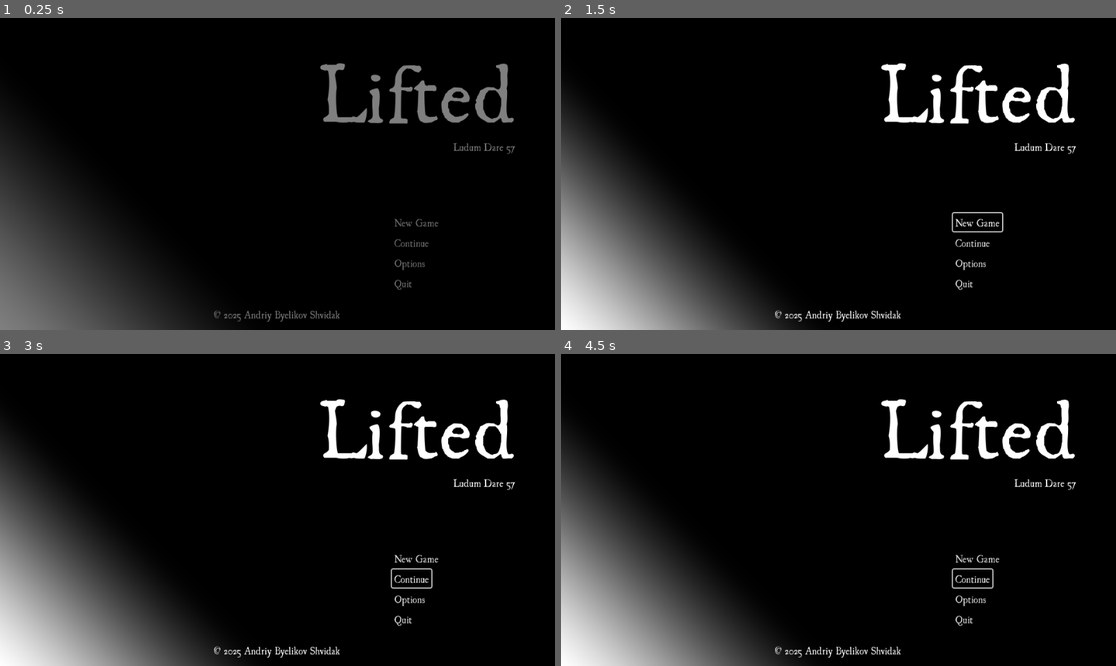
Above: before the commit, frames 1-4 (two rows, left to right).
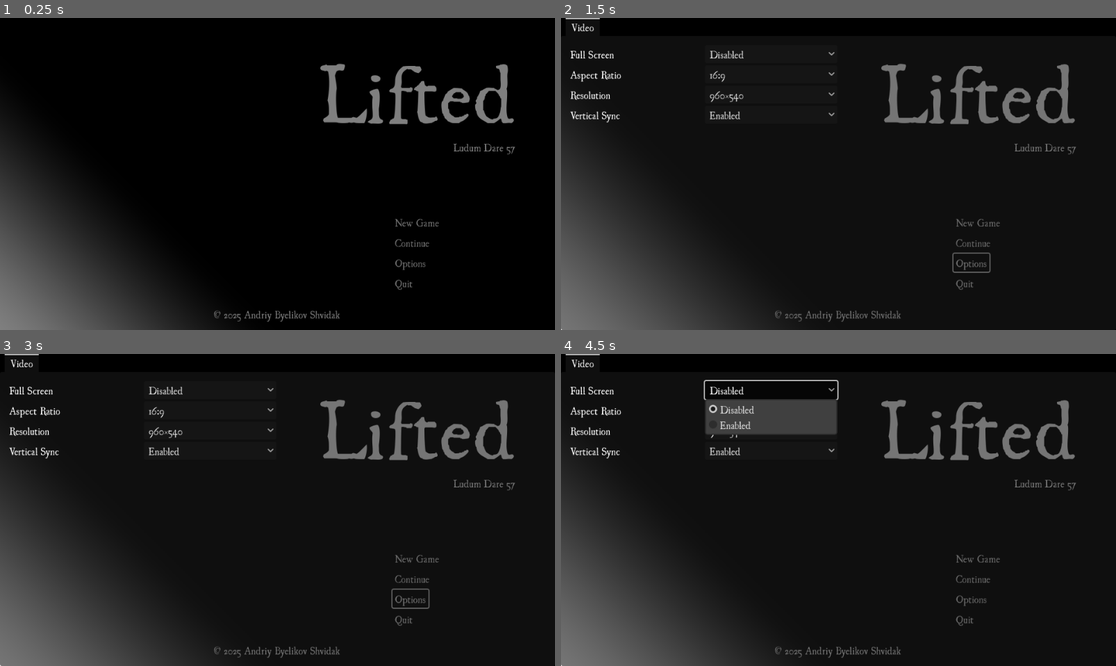
Above: after the commit, the same moments.

Repository: andriybyelikov/ludumdare57
Game: Godot game, scene res://src/scenes/title.tscn
Same seed, same stepped clock (60 frames per second), same inputs: the game is played once before the commit and once after it.
Inputs (mouse positions are in pixels of both pictures, inside the frame that each line leads up to):
- Up to frame 1 (0.25 s): no input
- Up to frame 2 (1.5 s): click "Options" at 0.5 s; click "New Game" at 1.25 s
- Up to frame 3 (3 s): click "New Game" at 2 s; click "Continue" at 2.75 s
- Up to frame 4 (4.5 s): click "Continue" at 3.5 s; click (771, 391) at 4.25 s, where only the run after the commit has a clickable "Disabled"

The runs differ from the first frame. In frame 1, 0.7% of the frame differs, in the area x 57-93%, y 14-88%; in frame 2, 14%; in frame 3, 14%; in frame 4, 17%, in the area x 0-93%, y 0-100%.

Commit message:
Implement UI autoscale

Diff:
--- a/project.godot
+++ b/project.godot
@@ -22,6 +22,8 @@
 
 DB="*res://src/singletons/database/db.gd"
 SceneTransition="*res://src/singletons/scene_transition/scene_transition.tscn"
+Options="*res://src/singletons/options/options.tscn"
+UIManager="*res://src/singletons/ui_manager/ui_manager.tscn"
 
 [display]
 
--- a/src/scenes/title.tscn
+++ b/src/scenes/title.tscn
@@ -26,7 +26,15 @@
 grow_horizontal = 2
 grow_vertical = 2
 
-[node name="ColorRect" type="ColorRect" parent="UI"]
+[node name="Background" type="Control" parent="UI"]
+layout_mode = 1
+anchors_preset = 15
+anchor_right = 1.0
+anchor_bottom = 1.0
+grow_horizontal = 2
+grow_vertical = 2
+
+[node name="ColorRect" type="ColorRect" parent="UI/Background"]
 layout_mode = 1
 anchors_preset = 15
 anchor_right = 1.0
@@ -35,7 +43,7 @@
 grow_vertical = 2
 color = Color(0, 0, 0, 1)
 
-[node name="TextureRect" type="TextureRect" parent="UI"]
+[node name="TextureRect" type="TextureRect" parent="UI/Background"]
 layout_mode = 1
 anchors_preset = 15
 anchor_right = 1.0
@@ -46,7 +54,15 @@
 expand_mode = 1
 stretch_mode = 4
 
-[node name="CopyrightMargin" type="MarginContainer" parent="UI"]
+[node name="Content" type="Control" parent="UI"]
+layout_mode = 1
+anchors_preset = 15
+anchor_right = 1.0
+anchor_bottom = 1.0
+grow_horizontal = 2
+grow_vertical = 2
+
+[node name="CopyrightMargin" type="MarginContainer" parent="UI/Content"]
 layout_mode = 1
 anchors_preset = 12
 anchor_top = 1.0
@@ -56,12 +72,12 @@
 grow_horizontal = 2
 grow_vertical = 0
 
-[node name="Copyright" type="Label" parent="UI/CopyrightMargin"]
+[node name="Copyright" type="Label" parent="UI/Content/CopyrightMargin"]
 layout_mode = 2
 size_flags_horizontal = 4
 text = "© 2025 Andriy Byelikov Shvidak"
 
-[node name="ContentLayout" type="HBoxContainer" parent="UI"]
+[node name="ContentLayout" type="HBoxContainer" parent="UI/Content"]
 layout_mode = 1
 anchors_preset = 15
 anchor_right = 1.0
@@ -69,75 +85,88 @@
 grow_horizontal = 2
 grow_vertical = 2
 
-[node name="Empty" type="Control" parent="UI/ContentLayout"]
+[node name="Empty" type="Control" parent="UI/Content/ContentLayout"]
 layout_mode = 2
 size_flags_horizontal = 3
 
-[node name="MainContentLayout" type="VBoxContainer" parent="UI/ContentLayout"]
+[node name="MainContentLayout" type="VBoxContainer" parent="UI/Content/ContentLayout"]
 layout_mode = 2
 size_flags_horizontal = 3
 
-[node name="Title" type="Control" parent="UI/ContentLayout/MainContentLayout"]
+[node name="Title" type="Control" parent="UI/Content/ContentLayout/MainContentLayout"]
 layout_mode = 2
 size_flags_vertical = 3
 
-[node name="Layout" type="VBoxContainer" parent="UI/ContentLayout/MainContentLayout/Title"]
-layout_mode = 2
-offset_left = 68.0
-offset_top = 33.0
-offset_right = 410.0
-offset_bottom = 234.0
-grow_horizontal = 0
+[node name="Layout" type="VBoxContainer" parent="UI/Content/ContentLayout/MainContentLayout/Title"]
+layout_mode = 1
+anchors_preset = 8
+anchor_left = 0.5
+anchor_top = 0.5
+anchor_right = 0.5
+anchor_bottom = 0.5
+offset_left = -171.0
+offset_top = -100.5
+offset_right = 171.0
+offset_bottom = 100.5
+grow_horizontal = 2
 grow_vertical = 2
 size_flags_horizontal = 4
 size_flags_vertical = 6
 
-[node name="Title" type="Label" parent="UI/ContentLayout/MainContentLayout/Title/Layout"]
+[node name="Title" type="Label" parent="UI/Content/ContentLayout/MainContentLayout/Title/Layout"]
 layout_mode = 2
 size_flags_horizontal = 0
 theme_type_variation = &"TitleLabel"
 text = "Lifted"
 
-[node name="Subtitle" type="Label" parent="UI/ContentLayout/MainContentLayout/Title/Layout"]
+[node name="Subtitle" type="Label" parent="UI/Content/ContentLayout/MainContentLayout/Title/Layout"]
 layout_mode = 2
 size_flags_horizontal = 8
 text = "Ludum Dare 57"
 
-[node name="Menu" type="Control" parent="UI/ContentLayout/MainContentLayout"]
+[node name="Menu" type="Control" parent="UI/Content/ContentLayout/MainContentLayout"]
 layout_mode = 2
 size_flags_vertical = 3
 
-[node name="Layout" type="VBoxContainer" parent="UI/ContentLayout/MainContentLayout/Menu"]
-layout_mode = 2
-offset_left = 196.0
-offset_top = 66.0
-offset_right = 281.0
-offset_bottom = 202.0
+[node name="Layout" type="VBoxContainer" parent="UI/Content/ContentLayout/MainContentLayout/Menu"]
+layout_mode = 1
+anchors_preset = 8
+anchor_left = 0.5
+anchor_top = 0.5
+anchor_right = 0.5
+anchor_bottom = 0.5
+offset_left = -42.5
+offset_top = -68.0
+offset_right = 42.5
+offset_bottom = 68.0
+grow_horizontal = 2
 grow_vertical = 2
 size_flags_horizontal = 4
 size_flags_vertical = 4
 
-[node name="NewGame" type="Button" parent="UI/ContentLayout/MainContentLayout/Menu/Layout"]
+[node name="NewGame" type="Button" parent="UI/Content/ContentLayout/MainContentLayout/Menu/Layout"]
 layout_mode = 2
 size_flags_horizontal = 0
 size_flags_vertical = 4
 text = "New Game"
 flat = true
 
-[node name="Continue" type="Button" parent="UI/ContentLayout/MainContentLayout/Menu/Layout"]
+[node name="Continue" type="Button" parent="UI/Content/ContentLayout/MainContentLayout/Menu/Layout"]
 layout_mode = 2
 size_flags_horizontal = 0
 text = "Continue"
 flat = true
 
-[node name="Options" type="Button" parent="UI/ContentLayout/MainContentLayout/Menu/Layout"]
+[node name="Options" type="Button" parent="UI/Content/ContentLayout/MainContentLayout/Menu/Layout"]
 layout_mode = 2
 size_flags_horizontal = 0
 text = "Options"
 flat = true
 
-[node name="Quit" type="Button" parent="UI/ContentLayout/MainContentLayout/Menu/Layout"]
+[node name="Quit" type="Button" parent="UI/Content/ContentLayout/MainContentLayout/Menu/Layout"]
 layout_mode = 2
 size_flags_horizontal = 0
 text = "Quit"
 flat = true
+
+[connection signal="pressed" from="UI/Content/ContentLayout/MainContentLayout/Menu/Layout/Options" to="." method="_on_options_pressed"]
--- a/src/scenes/title.tscn.gd
+++ b/src/scenes/title.tscn.gd
@@ -3,3 +3,7 @@
 
 func _ready() -> void:
     await SceneTransition.fade_in()
+
+
+func _on_options_pressed() -> void:
+    Options.show()
--- a/src/singletons/options/options.tscn
+++ b/src/singletons/options/options.tscn
@@ -1,6 +1,10 @@
-[gd_scene format=3 uid="uid://br17a2f721o6t"]
+[gd_scene load_steps=3 format=3 uid="uid://br17a2f721o6t"]
 
-[node name="Main" type="Node"]
+[ext_resource type="Script" uid="uid://cyur3ub708u4i" path="res://src/singletons/options/options.tscn.gd" id="1_5j6n8"]
+[ext_resource type="PackedScene" uid="uid://bb6cmnxllkx1g" path="res://src/singletons/options/video_options.tscn" id="1_dutqp"]
+
+[node name="Main" type="CanvasLayer"]
+script = ExtResource("1_5j6n8")
 
 [node name="UI" type="Control" parent="."]
 layout_mode = 3
@@ -17,3 +21,8 @@
 anchor_bottom = 1.0
 grow_horizontal = 2
 grow_vertical = 2
+current_tab = 0
+
+[node name="Video" parent="UI/TabContainer" instance=ExtResource("1_dutqp")]
+layout_mode = 2
+metadata/_tab_index = 0
--- /dev/null
+++ b/src/singletons/options/options.tscn.gd
@@ -0,0 +1,10 @@
+extends CanvasLayer
+
+
+func _ready() -> void:
+    self.visible = false
+
+
+func _input(event: InputEvent) -> void:
+    if event.is_action_pressed("ui_cancel"):
+        self.visible = false
--- a/src/singletons/options/video_options.tscn
+++ b/src/singletons/options/video_options.tscn
@@ -3,11 +3,17 @@
 [ext_resource type="Script" uid="uid://dly1m3pcrrmge" path="res://src/singletons/options/video_options.tscn.gd" id="1_0ouju"]
 [ext_resource type="Script" uid="uid://b30i7u57sm5pw" path="res://src/custom_nodes/enabled_option_button.gd" id="1_x4s3p"]
 
-[node name="Main" type="Node"]
+[node name="Main" type="Control"]
+layout_mode = 3
+anchors_preset = 15
+anchor_right = 1.0
+anchor_bottom = 1.0
+grow_horizontal = 2
+grow_vertical = 2
 script = ExtResource("1_0ouju")
 
 [node name="UI" type="Control" parent="."]
-layout_mode = 3
+layout_mode = 1
 anchors_preset = 15
 anchor_right = 1.0
 anchor_bottom = 1.0
--- a/src/singletons/options/video_options.tscn.gd
+++ b/src/singletons/options/video_options.tscn.gd
@@ -1,4 +1,4 @@
-extends Node
+extends Control
 
 
 #region Persistent Model
@@ -26,7 +26,7 @@
 
 
 func _ready() -> void:
-    self.full_screen = true
+    self.full_screen = false
     self.windowed_resolution_id = 1
     self.vertical_sync = true
 
--- a/src/singletons/scene_transition/scene_transition.tscn
+++ b/src/singletons/scene_transition/scene_transition.tscn
@@ -7,7 +7,7 @@
 tracks/0/type = "value"
 tracks/0/imported = false
 tracks/0/enabled = true
-tracks/0/path = NodePath("UI/CanvasLayer/ColorRect:visible")
+tracks/0/path = NodePath("CanvasLayer:visible")
 tracks/0/interp = 1
 tracks/0/loop_wrap = true
 tracks/0/keys = {
@@ -19,7 +19,7 @@
 tracks/1/type = "value"
 tracks/1/imported = false
 tracks/1/enabled = true
-tracks/1/path = NodePath("UI/CanvasLayer/ColorRect:modulate")
+tracks/1/path = NodePath("CanvasLayer/UI/ColorRect:modulate")
 tracks/1/interp = 1
 tracks/1/loop_wrap = true
 tracks/1/keys = {
@@ -35,7 +35,7 @@
 tracks/0/type = "value"
 tracks/0/imported = false
 tracks/0/enabled = true
-tracks/0/path = NodePath("UI/CanvasLayer/ColorRect:visible")
+tracks/0/path = NodePath("CanvasLayer:visible")
 tracks/0/interp = 1
 tracks/0/loop_wrap = true
 tracks/0/keys = {
@@ -47,7 +47,7 @@
 tracks/1/type = "value"
 tracks/1/imported = false
 tracks/1/enabled = true
-tracks/1/path = NodePath("UI/CanvasLayer/ColorRect:modulate")
+tracks/1/path = NodePath("CanvasLayer/UI/ColorRect:modulate")
 tracks/1/interp = 1
 tracks/1/loop_wrap = true
 tracks/1/keys = {
@@ -63,7 +63,7 @@
 tracks/0/type = "value"
 tracks/0/imported = false
 tracks/0/enabled = true
-tracks/0/path = NodePath("UI/CanvasLayer/ColorRect:visible")
+tracks/0/path = NodePath("CanvasLayer:visible")
 tracks/0/interp = 1
 tracks/0/loop_wrap = true
 tracks/0/keys = {
@@ -75,7 +75,7 @@
 tracks/1/type = "value"
 tracks/1/imported = false
 tracks/1/enabled = true
-tracks/1/path = NodePath("UI/CanvasLayer/ColorRect:modulate")
+tracks/1/path = NodePath("CanvasLayer/UI/ColorRect:modulate")
 tracks/1/interp = 1
 tracks/1/loop_wrap = true
 tracks/1/keys = {
@@ -100,7 +100,9 @@
 &"": SubResource("AnimationLibrary_ioc3j")
 }
 
-[node name="UI" type="Control" parent="."]
+[node name="CanvasLayer" type="CanvasLayer" parent="."]
+
+[node name="UI" type="Control" parent="CanvasLayer"]
 layout_mode = 3
 anchors_preset = 15
 anchor_right = 1.0
@@ -108,9 +110,8 @@
 grow_horizontal = 2
 grow_vertical = 2
 
-[node name="CanvasLayer" type="CanvasLayer" parent="UI"]
-
-[node name="ColorRect" type="ColorRect" parent="UI/CanvasLayer"]
+[node name="ColorRect" type="ColorRect" parent="CanvasLayer/UI"]
+layout_mode = 1
 anchors_preset = 15
 anchor_right = 1.0
 anchor_bottom = 1.0
--- /dev/null
+++ b/src/singletons/ui_manager/ui_manager.tscn
@@ -0,0 +1,34 @@
+[gd_scene load_steps=2 format=3 uid="uid://cw0hgqje0rlts"]
+
+[ext_resource type="Script" uid="uid://bjrqw6w7yiuyq" path="res://src/singletons/ui_manager/ui_manager.tscn.gd" id="1_qyevy"]
+
+[node name="Main" type="Control"]
+layout_mode = 3
+anchors_preset = 0
+script = ExtResource("1_qyevy")
+
+[node name="CanvasLayer" type="CanvasLayer" parent="."]
+layer = 2
+
+[node name="ColorRect" type="ColorRect" parent="CanvasLayer"]
+anchors_preset = 15
+anchor_right = 1.0
+anchor_bottom = 1.0
+grow_horizontal = 2
+grow_vertical = 2
+color = Color(0, 0, 0, 0.75)
+
+[node name="Label" type="Label" parent="CanvasLayer/ColorRect"]
+layout_mode = 1
+anchors_preset = 8
+anchor_left = 0.5
+anchor_top = 0.5
+anchor_right = 0.5
+anchor_bottom = 0.5
+offset_left = -86.0
+offset_top = -11.5
+offset_right = 86.0
+offset_bottom = 11.5
+grow_horizontal = 2
+grow_vertical = 2
+text = "Scaling UI, please wait..."
--- /dev/null
+++ b/src/singletons/ui_manager/ui_manager.tscn.gd
@@ -0,0 +1,100 @@
+extends Control
+
+
+const _INITIAL_SCALE: int = 1
+
+
+var _base_default_theme: Theme
+var _base_custom_theme: Theme
+var _current_scale: int
+
+
+func _ready() -> void:
+    $CanvasLayer.visible = false
+
+    self._base_default_theme = ThemeDB.get_default_theme().duplicate(true)
+    self._base_custom_theme = ThemeDB.get_project_theme().duplicate(true)
+    self._current_scale = _INITIAL_SCALE
+
+    self.get_tree().root.size_changed.connect(_on_root_window_size_changed)
+
+    self._on_root_window_size_changed()
+
+
+func _on_root_window_size_changed() -> void:
+    var auto_scale: int = self._get_auto_scale()
+    if auto_scale != self._current_scale:
+        self._current_scale = auto_scale
+
+        $CanvasLayer.visible = true
+
+        # NOTE:
+        # As a workaround, here we wait 1 second to make sure that the
+        # "Scaling UI, please wait..." text is shown before actual UI scaling begins.
+        await self.get_tree().create_timer(1).timeout
+
+        self._scale_default_theme(auto_scale)
+        self._scale_custom_theme(auto_scale)
+
+        $CanvasLayer.visible = false
+
+
+func _get_auto_scale() -> int:
+    var base_height: int = ProjectSettings.get("display/window/size/viewport_height")
+    var current_height: int = DisplayServer.window_get_size().y
+    return current_height / base_height
+
+
+func _scale_theme(base_theme: Theme, scaled_theme: Theme, scale: int) -> void:
+    for theme_type: String in scaled_theme.get_constant_type_list():
+        for constant_name: String in scaled_theme.get_constant_list(theme_type):
+            var base: int = base_theme.get_constant(constant_name, theme_type)
+            var scaled: int = base * scale
+            scaled_theme.set_constant(constant_name, theme_type, scaled)
+
+    for theme_type: String in scaled_theme.get_font_size_type_list():
+        for font_size_name: String in scaled_theme.get_font_size_list(theme_type):
+            var base: int = base_theme.get_font_size(font_size_name, theme_type)
+            var scaled: int = base * scale
+            scaled_theme.set_font_size(font_size_name, theme_type, scaled)
+
+    for theme_type: String in scaled_theme.get_icon_type_list():
+        for icon_name: String in scaled_theme.get_icon_list(theme_type):
+            var base_icon: Texture2D = base_theme.get_icon(icon_name, theme_type)
+            if base_icon is ImageTexture:
+                var base_size: Vector2i = base_icon.get_size()
+                var scaled_size: Vector2i = base_size * scale
+                var scaled_icon: ImageTexture = scaled_theme.get_icon(icon_name, theme_type)
+                scaled_icon.set_size_override(scaled_size)
+
+    for theme_type: String in scaled_theme.get_stylebox_type_list():
+        for stylebox_name: String in scaled_theme.get_stylebox_list(theme_type):
+            var base_stylebox: StyleBox = base_theme.get_stylebox(stylebox_name, theme_type)
+            var scaled_stylebox: StyleBox = scaled_theme.get_stylebox(stylebox_name, theme_type)
+            var stylebox_numeric_properties: Array = base_stylebox.get_property_list().filter(
+                func (x: Dictionary):
+                    return x["type"] in [
+                        Variant.Type.TYPE_INT,
+                        Variant.Type.TYPE_FLOAT,
+                        Variant.Type.TYPE_VECTOR2,
+                    ]
+            ).reduce(
+                func (accum: Array, x: Dictionary):
+                    accum.append(x["name"])
+                    return accum,
+                []
+            )
+            for property: StringName in stylebox_numeric_properties:
+                var base: Variant = ClassDB.class_get_property(base_stylebox, property)
+                var scaled: Variant = base * scale
+                ClassDB.class_set_property(scaled_stylebox, property, scaled)
+
+
+func _scale_default_theme(scale: int) -> void:
+    self._scale_theme(_base_default_theme, ThemeDB.get_default_theme(), scale)
+
+
+func _scale_custom_theme(scale: int) -> void:
+    var custom_theme: Theme = ThemeDB.get_project_theme()
+    custom_theme.default_font_size = _base_custom_theme.default_font_size * scale
+    self._scale_theme(_base_custom_theme, custom_theme, scale)
--- a/theme.tres
+++ b/theme.tres
@@ -6,6 +6,7 @@
 
 [resource]
 default_font = ExtResource("1_e1x85")
+default_font_size = 16
 MarginContainer/constants/margin_bottom = 16
 MarginContainer/constants/margin_left = 16
 MarginContainer/constants/margin_right = 16
Not shown, added: src/singletons/options/options.tscn.gd.uid
Not shown, added: src/singletons/ui_manager/ui_manager.tscn.gd.uid
